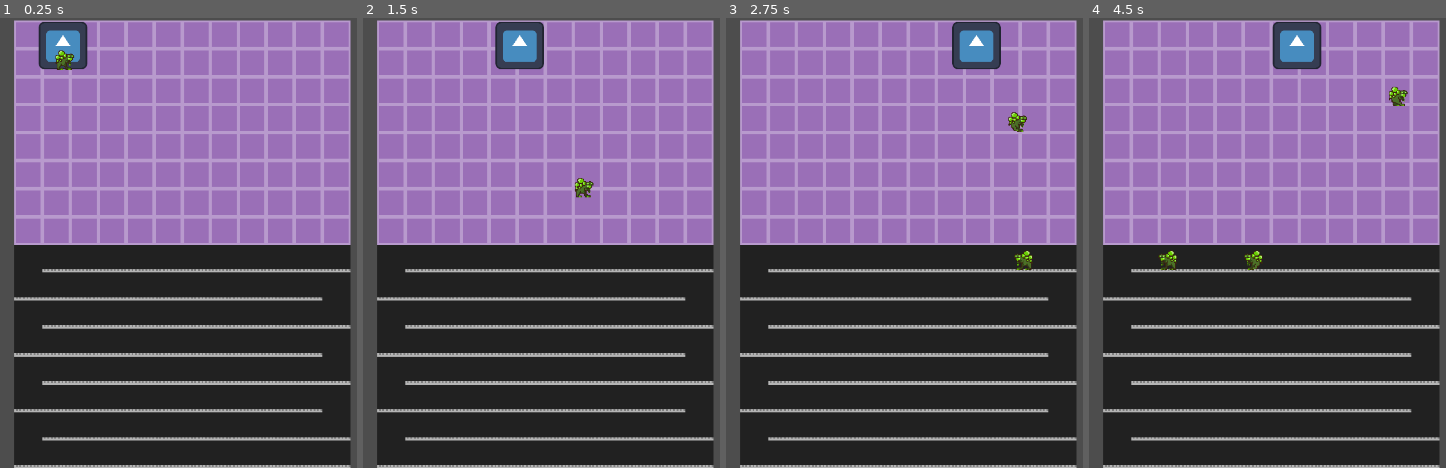
Above: before the commit, frames 1-4 (left to right).
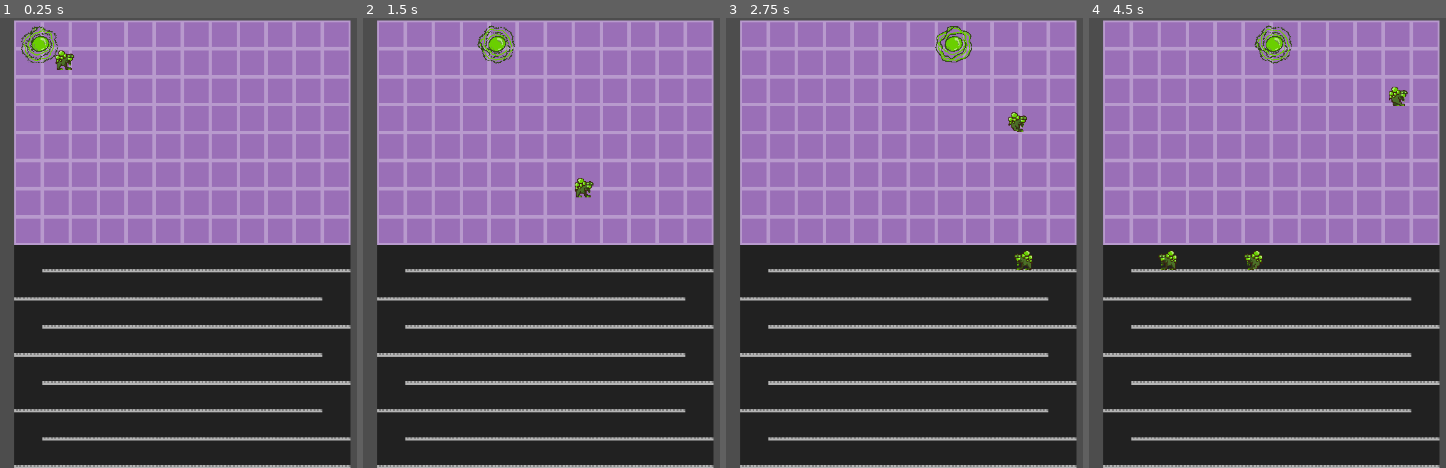
Above: after the commit, the same moments.

Repository: KrolPolski/Finnish-Game-Jam-2025
Game: Godot game, scene res://scenes/level_1.tscn
Same seed, same stepped clock (60 frames per second), same inputs: the game is played once before the commit and once after it. The engine's default icon, where the game draws it, is replaced by a stand-in: a white triangle on a blue panel in a dark square.
Inputs:
- Up to frame 1 (0.25 s): no input
- Up to frame 2 (1.5 s): tap Enter at 0.5 s; hold D (move_right) from 0.53 s (still down); tap Space (drop_bubble) at 0.6, 1.35 s; tap W (climb_up) at 0.77 s
- Up to frame 3 (2.75 s): tap W (climb_up) at 1.52 s; release D (move_right) at 2.03 s; hold A (move_left) from 2.03 s (still down); tap Space (drop_bubble) at 2.1 s
- Up to frame 4 (4.5 s): release A (move_left) at 2.78 s; hold D (move_right) 2.78-4.28 s; tap Space (drop_bubble) at 2.85, 3.6, 4.35 s; tap W (climb_up) at 3.02, 3.77 s; hold A (move_left) from 4.28 s (still down)

The runs differ from the first frame. In frame 1, 1.5% of the frame differs, in the area x 5-25%, y 0-12%; in frame 2, 1.6%; in frame 3, 1.6%; in frame 4, 1.7%, in the area x 46-66%, y 0-12%.

Commit message:
adds sprite animation to portal

Diff:
--- a/scenes/area_2d.gd
+++ b/scenes/area_2d.gd
@@ -21,7 +21,7 @@
 	canSpawn = !canSpawn
 
 func _process(delta: float) -> void:
-	pass
+	$AnimatedSprite2D.play("portal_sprite")
 
 func _physics_process(delta: float):
 	position.x += SPEED
--- a/scenes/level_1.tscn
+++ b/scenes/level_1.tscn
@@ -1,10 +1,15 @@
-[gd_scene load_steps=12 format=4 uid="uid://clo6cylv8dslo"]
+[gd_scene load_steps=18 format=4 uid="uid://clo6cylv8dslo"]
 
 [ext_resource type="Texture2D" uid="uid://dt1nj7g68opvd" path="res://assets/tilesets/level1_floor.png" id="1_qvcpk"]
 [ext_resource type="Texture2D" uid="uid://1jkauo3ttphr" path="res://assets/tilesets/level1_sky.png" id="2_xi0ms"]
 [ext_resource type="Script" path="res://scenes/area_2d.gd" id="3_lbnyv"]
 [ext_resource type="Texture2D" uid="uid://b8tih2useykxt" path="res://icon.svg" id="4_8bqn7"]
 [ext_resource type="PackedScene" uid="uid://cmfrpqlcr1vws" path="res://scenes/mob.tscn" id="4_mkim1"]
+[ext_resource type="Texture2D" uid="uid://dbuwcqmu0gx0i" path="res://assets/character_sprites/portal_sprite_1.PNG" id="6_gebfy"]
+[ext_resource type="Texture2D" uid="uid://cmacqhlndod8a" path="res://assets/character_sprites/portal_sprite_2.PNG" id="7_urhyx"]
+[ext_resource type="Texture2D" uid="uid://duci0ua3wghax" path="res://assets/character_sprites/portal_sprite_3.PNG" id="8_rom5f"]
+[ext_resource type="Texture2D" uid="uid://cfnr0kgxx50q1" path="res://assets/character_sprites/portal_sprite_4.PNG" id="9_ue5ku"]
+[ext_resource type="Texture2D" uid="uid://ccwsacmv278re" path="res://assets/character_sprites/portal_sprite_5.PNG" id="10_gmiu3"]
 
 [sub_resource type="TileSetAtlasSource" id="TileSetAtlasSource_suouw"]
 texture = ExtResource("1_qvcpk")
@@ -23,8 +28,31 @@
 [sub_resource type="TileSet" id="TileSet_rqsky"]
 sources/0 = SubResource("TileSetAtlasSource_o608d")
 
-[sub_resource type="RectangleShape2D" id="RectangleShape2D_kr7il"]
-size = Vector2(78.5, 75)
+[sub_resource type="CircleShape2D" id="CircleShape2D_fyneq"]
+radius = 29.203
+
+[sub_resource type="SpriteFrames" id="SpriteFrames_xwvrv"]
+animations = [{
+"frames": [{
+"duration": 1.0,
+"texture": ExtResource("6_gebfy")
+}, {
+"duration": 1.0,
+"texture": ExtResource("7_urhyx")
+}, {
+"duration": 1.0,
+"texture": ExtResource("8_rom5f")
+}, {
+"duration": 1.0,
+"texture": ExtResource("9_ue5ku")
+}, {
+"duration": 1.0,
+"texture": ExtResource("10_gmiu3")
+}],
+"loop": true,
+"name": &"portal_sprite",
+"speed": 5.0
+}]
 
 [sub_resource type="RectangleShape2D" id="RectangleShape2D_y4ot2"]
 size = Vector2(24.6875, 860.625)
@@ -52,10 +80,11 @@
 
 [node name="CollisionShape2D" type="CollisionShape2D" parent="Portal2"]
 position = Vector2(373.75, 43.5)
-shape = SubResource("RectangleShape2D_kr7il")
+shape = SubResource("CircleShape2D_fyneq")
 one_way_collision = true
 
 [node name="Sprite2D" type="Sprite2D" parent="Portal2"]
+visible = false
 position = Vector2(410, 44)
 scale = Vector2(0.605469, 0.597656)
 texture = ExtResource("4_8bqn7")
@@ -67,6 +96,11 @@
 [node name="PortalTimer" type="Timer" parent="Portal2"]
 wait_time = 20.0
 autostart = true
+
+[node name="AnimatedSprite2D" type="AnimatedSprite2D" parent="Portal2"]
+position = Vector2(373, 44)
+sprite_frames = SubResource("SpriteFrames_xwvrv")
+animation = &"portal_sprite"
 
 [node name="Mob" parent="." instance=ExtResource("4_mkim1")]
 position = Vector2(1, -170)
